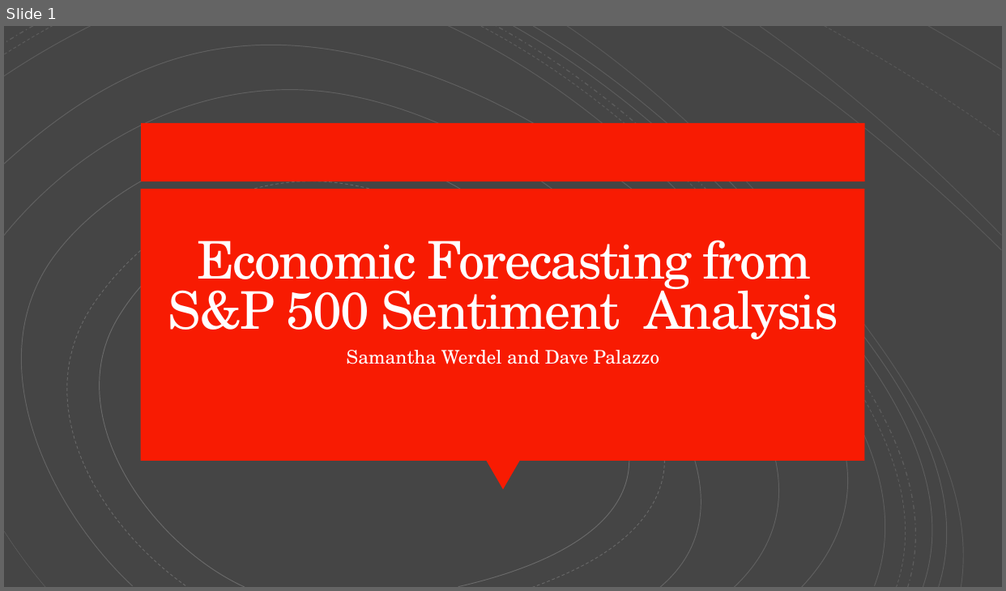
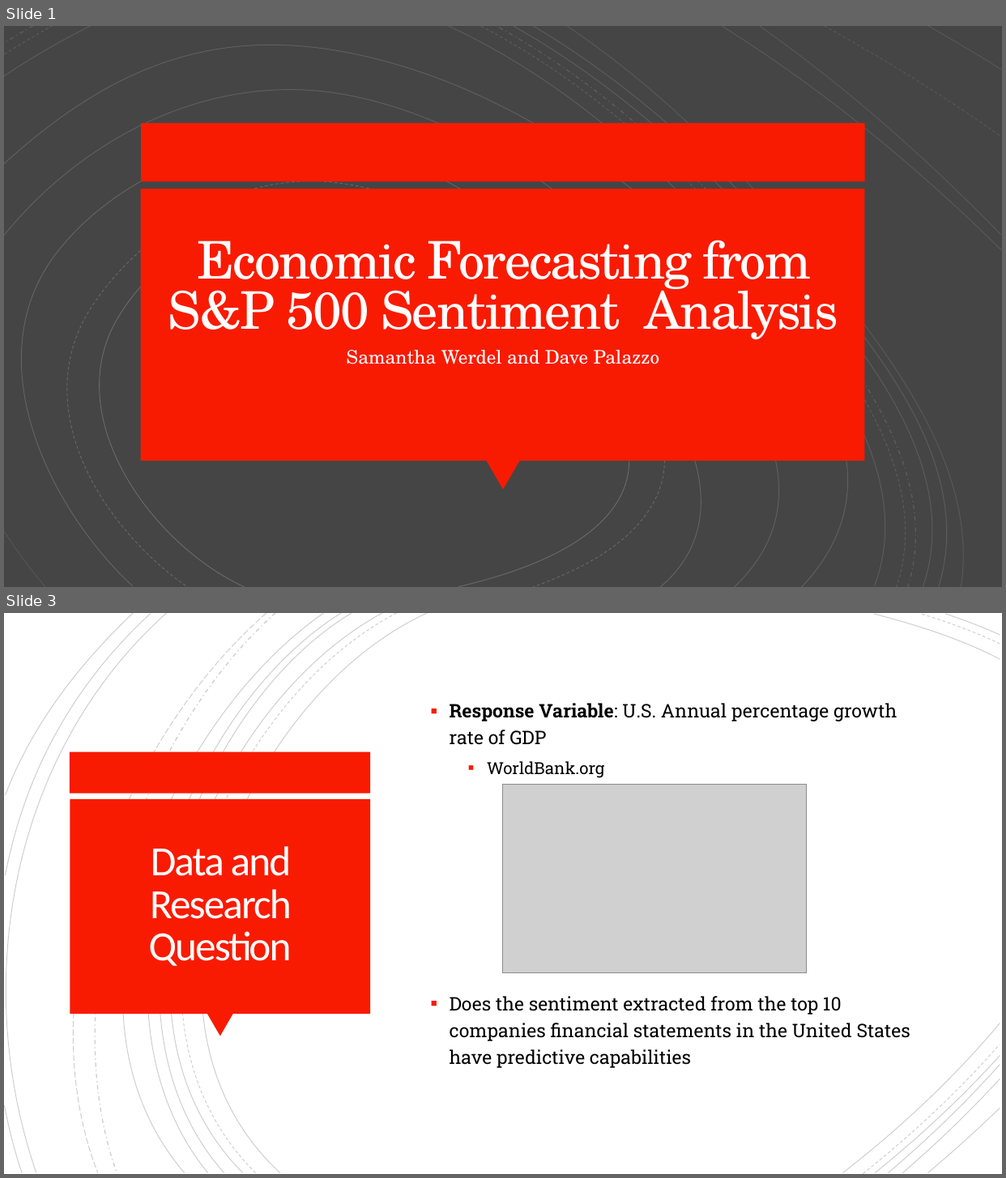
Before and after one commit to davepalazzo/Sentiment_Analysis_S-P_500, a slide deck: Economic_Forecasting.pptx. Shown one above the other, each under a label of ours: slide 1 before the commit, slides 1 and 3 after it; the slides between them are not shown. The pictures are 1006x591 and 1006x1178 pixels, drawn with LibreOffice and Linux fonts; fonts in the diff are those of the drawing; grey boxes stand for pictures. Boxes give left, top, right and bottom in pixels: in the first picture for what was removed or moved away, otherwise in the second. Text is boxed around its words. In the diff, an @@ line names an element or a change of style, - is before the commit and + after.

```diff
--- a/Economic_Forecasting.pptx
+++ b/Economic_Forecasting.pptx
@@ slide 3 added at <box>4,613,1002,1174</box>, background #FFFFFF @@
@@ group added at <box>4,613,1000,1174</box>: 21 freeform shapes @@
@@ text added at <box>450,703,910,1068</box>, 18 pt, text #000000 @@
+▪ Response Variable: U.S. Annual percentage growth rate of GDP
+  ▪ WorldBank.org
+▪ Does the sentiment extracted from the top 10 companies financial statements in the United States have predictive capabilities
@@ rectangle added at <box>70,752,371,794</box>, fill #F81B02 @@
@@ rectangle added at <box>70,799,370,1014</box>, fill #F81B02 @@
@@ picture added at <box>503,784,808,973</box> @@
@@ title added at <box>149,846,292,966</box>, 40 pt, text #FFFEFF @@
+Data and Research Question
@@ triangle added at <box>206,1014,233,1037</box>, fill #F81B02 @@
```
Also in this commit, not shown: 2 other slides added, 1 slide removed, 1 other file.
